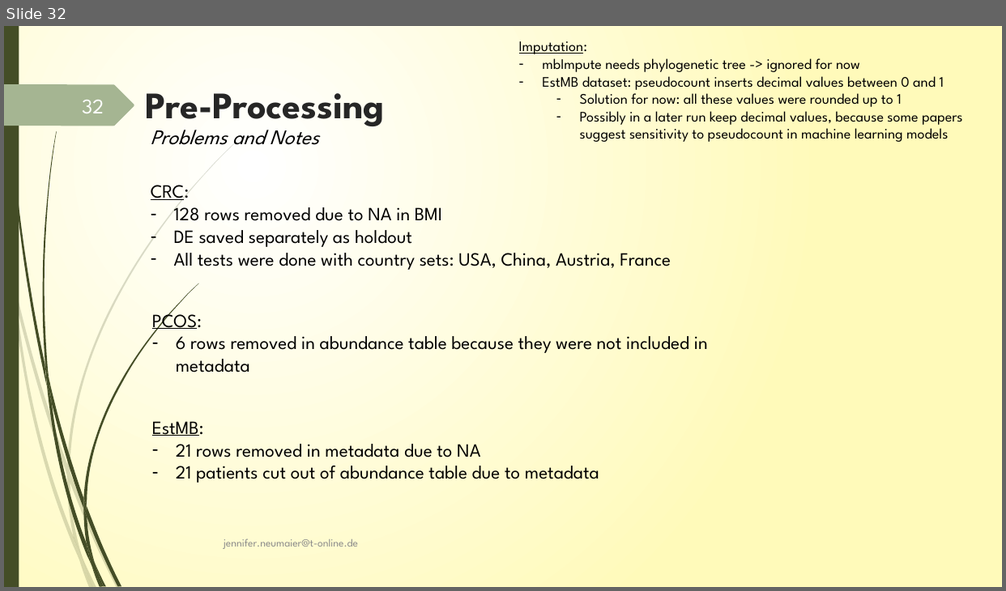
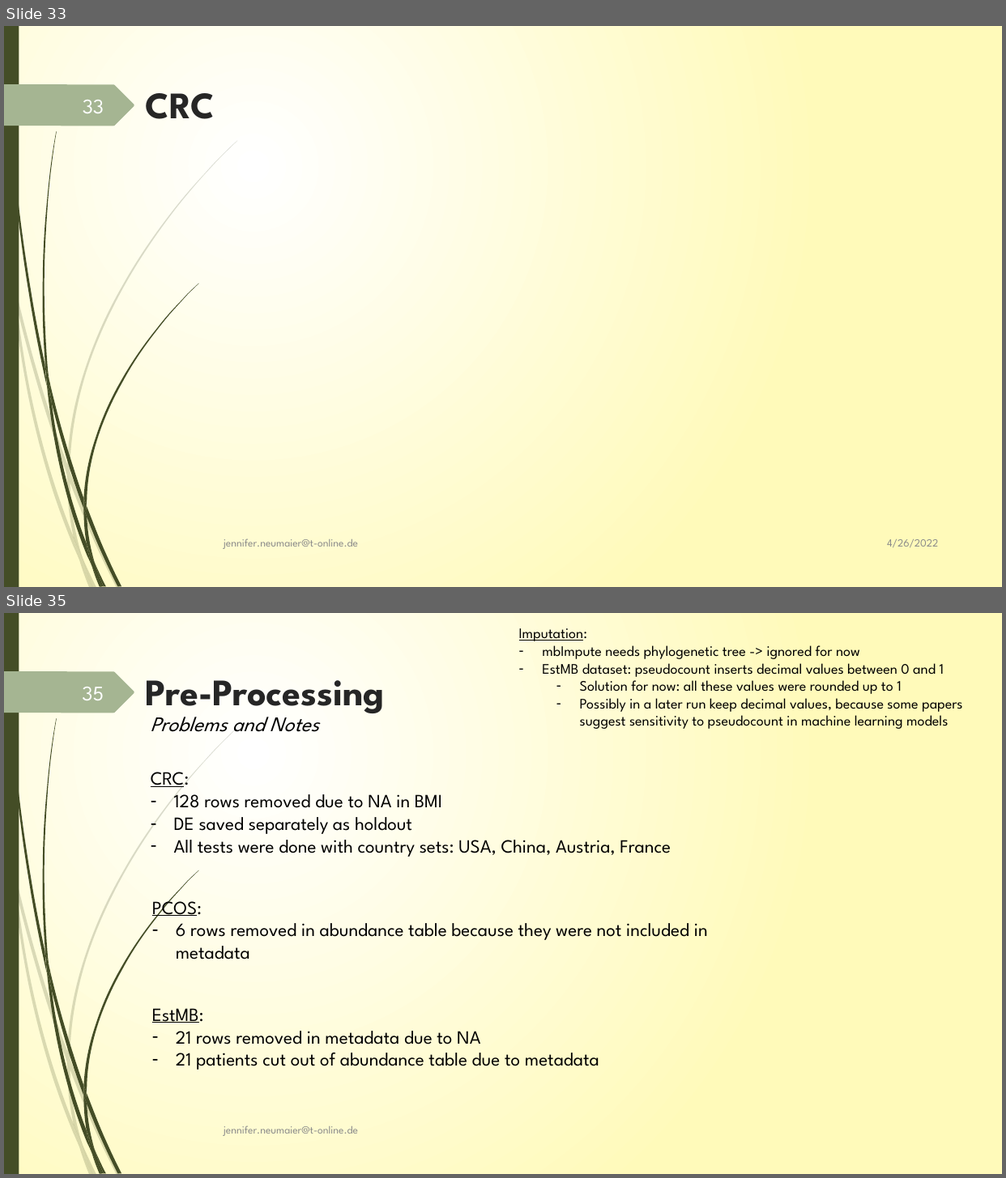
Before and after one commit to JenniferNeumaier/ml_coda, a slide deck: doc/Project_structure_notes.pptx. Shown one above the other, each under a label of ours: slide 32 before the commit, slides 33 and 35 after it; the slides between them are not shown. The pictures are 1006x591 and 1006x1178 pixels, drawn with LibreOffice and Linux fonts; fonts in the diff are those of the drawing. Boxes give left, top, right and bottom in pixels: in the first picture for what was removed or moved away, otherwise in the second. Text is boxed around its words. In the diff, an @@ line names an element or a change of style, - is before the commit and + after.

```diff
--- a/doc/Project_structure_notes.pptx
+++ b/doc/Project_structure_notes.pptx
@@ slide 33 added at bbox=[4, 26, 1002, 587], background gradient #FFFFFF to #FFFABB; not listed: 24 template elements that a slide beside it also shows @@
@@ title added at bbox=[146, 93, 215, 119], 36 pt, text #262626, bold @@
+CRC
@@ page number added at bbox=[83, 100, 104, 113], 20 pt, text #FEFFFF @@
+33
@@ text added at bbox=[224, 540, 358, 549], 10.5 pt, text #8C8C8C @@
+jennifer.neumaier@t-online.de
@@ text added at bbox=[887, 540, 938, 548], 10.5 pt, text #8C8C8C @@
+4/26/2022
@@ what was slide 32 is now slide 35 @@
@@ page number at bbox=[82, 687, 104, 700]: text changed @@
-32
+35
```
Also in this commit, not shown: 20 slides changed, 2 other slides added, 22 other files.
